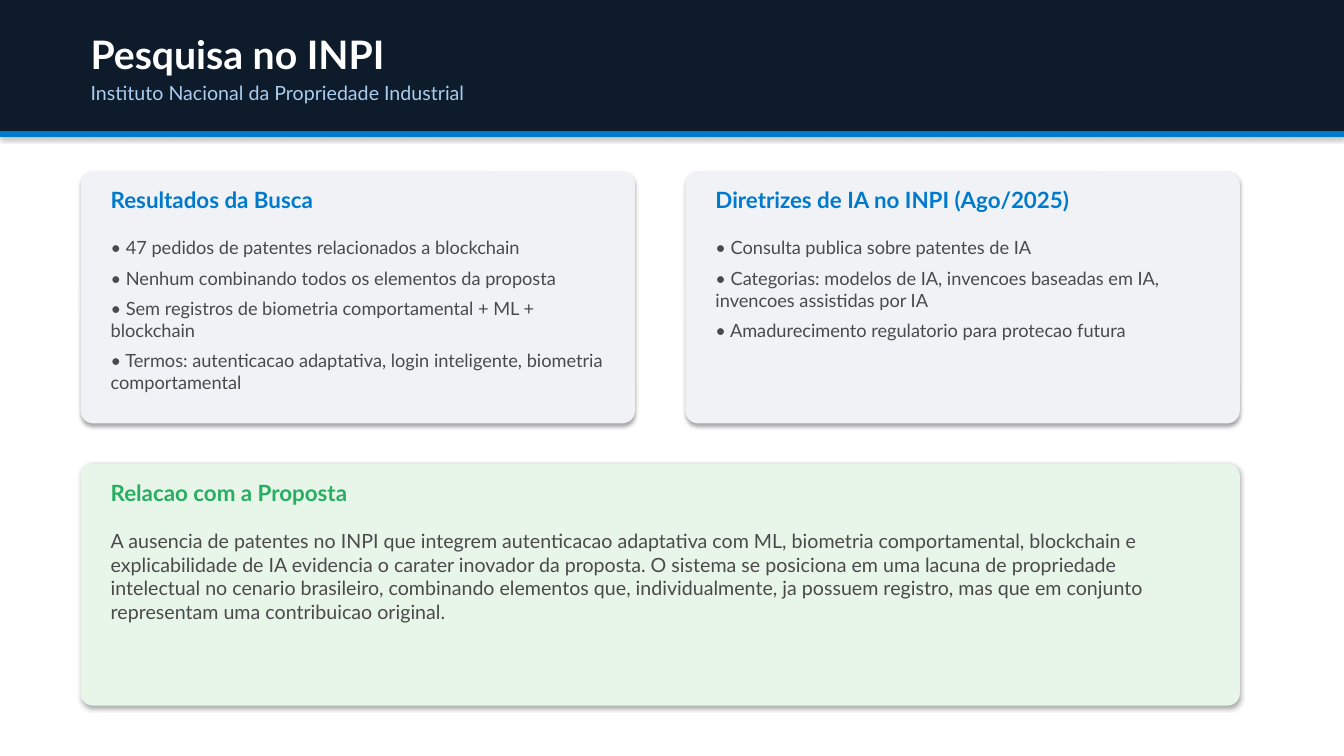
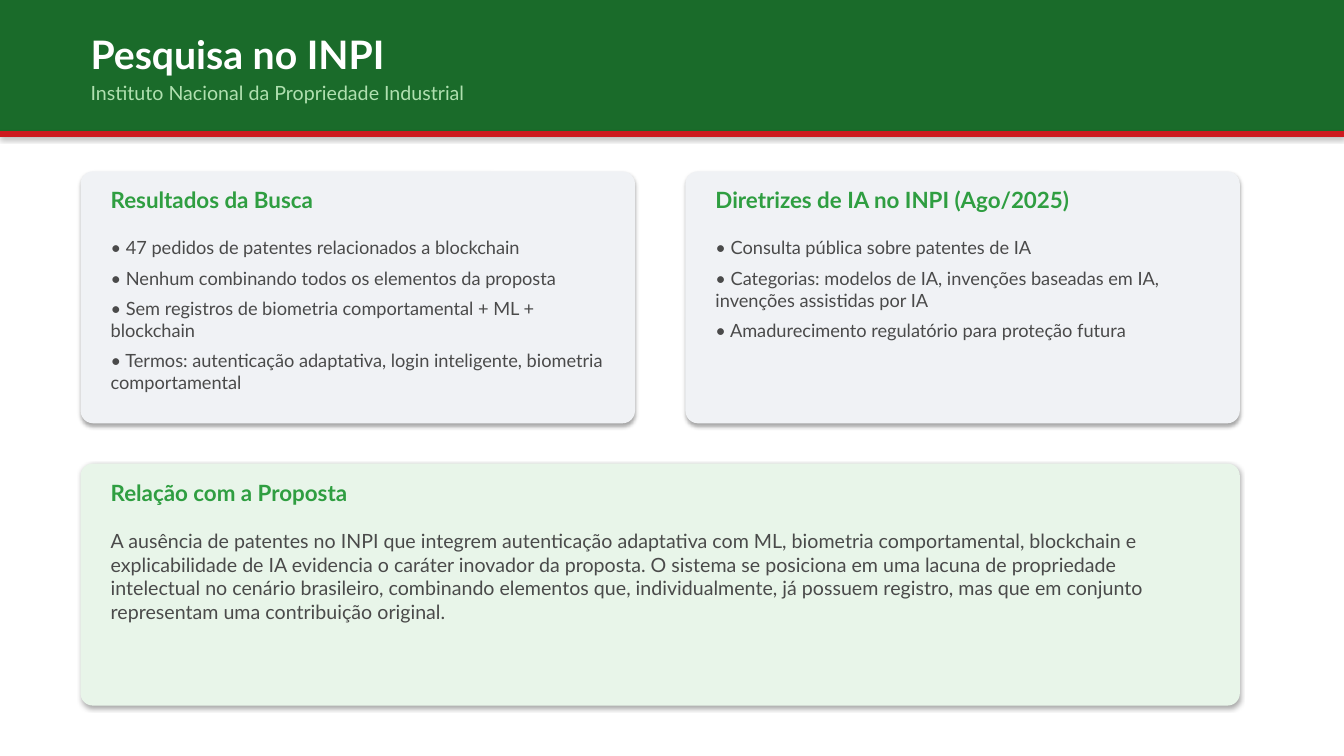
Before and after one commit to jgbcientista/gestao-autonomo, a slide deck: slide 6 of docs/trabalhos-relacionados.pptx. Drawn at 1344x756 pixels with LibreOffice and Linux fonts; fonts in the diff are those of the drawing. Boxes give left, top, right and bottom in pixels: in the first picture for what was removed or moved away, otherwise in the second. Text is boxed around its words. In the diff, an @@ line names an element or a change of style, - is before the commit and + after.

```diff
--- a/docs/trabalhos-relacionados.pptx
+++ b/docs/trabalhos-relacionados.pptx
@@ rectangle at bbox=[0, 0, 1344, 131]: fill #0D1B2A to #1A6B2A @@
@@ text "Instituto Nacional da Propriedade Industrial" at bbox=[91, 85, 464, 104]: text colour #AACCEE to #B0E0B0 @@
@@ rectangle at bbox=[0, 131, 1344, 137]: fill #007ACC to #CD191E @@
@@ text "Resultados da Busca" at bbox=[111, 191, 313, 208]: text colour #007ACC to #2F9E41 @@
@@ text "Diretrizes de IA no INPI ..." at bbox=[715, 190, 1069, 212]: text colour #007ACC to #2F9E41 @@
@@ text at bbox=[715, 240, 1160, 341]: text changed @@
-• Consulta publica sobre patentes de IA
-• Categorias: modelos de IA, invencoes baseadas em IA, invencoes assistidas por IA
-• Amadurecimento regulatorio para protecao futura
+• Consulta pública sobre patentes de IA
+• Categorias: modelos de IA, invenções baseadas em IA, invenções assistidas por IA
+• Amadurecimento regulatório para proteção futura
@@ text at bbox=[111, 353, 603, 392]: text changed @@
-• Termos: autenticacao adaptativa, login inteligente, biometria comportamental
+• Termos: autenticação adaptativa, login inteligente, biometria comportamental
@@ text at bbox=[111, 484, 347, 505]: text changed; text colour #27AE60 to #2F9E41 @@
-Relacao com a Proposta
+Relação com a Proposta
@@ text at bbox=[111, 533, 1143, 623]: text changed @@
-A ausencia de patentes no INPI que integrem autenticacao adaptativa com ML, biometria comportamental, blockchain e explicabilidade de IA evidencia o carater inovador da proposta. O sistema se posiciona em uma lacuna de propriedade intelectual no cenario brasileiro, combinando elementos que, individualmente, ja possuem registro, mas que em conjunto representam uma contribuicao original.
+A ausência de patentes no INPI que integrem autenticação adaptativa com ML, biometria comportamental, blockchain e explicabilidade de IA evidencia o caráter inovador da proposta. O sistema se posiciona em uma lacuna de propriedade intelectual no cenário brasileiro, combinando elementos que, individualmente, já possuem registro, mas que em conjunto representam uma contribuição original.
```
Also in this commit, not shown: 16 other slides changed, 2 other files.
